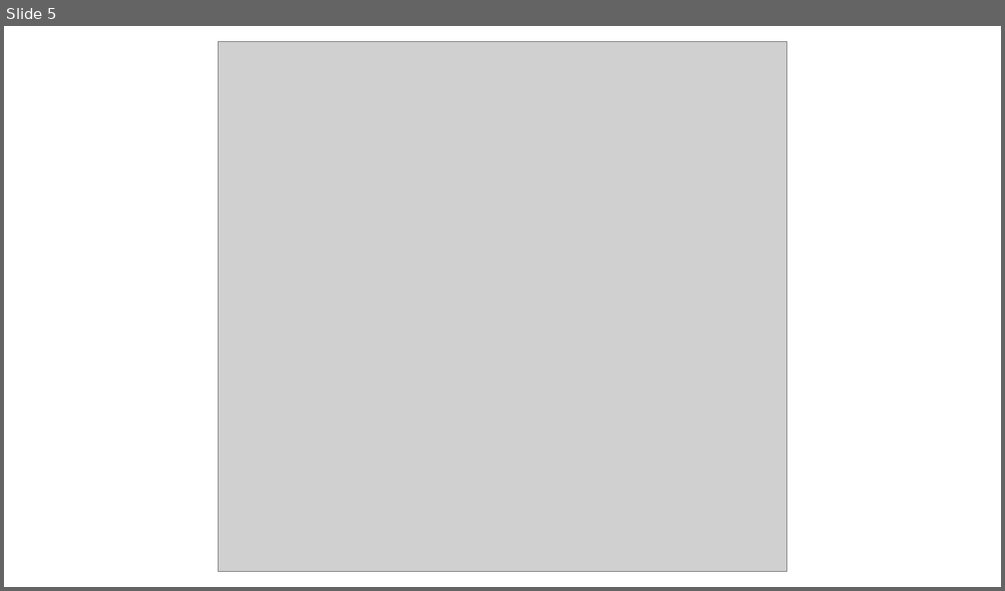
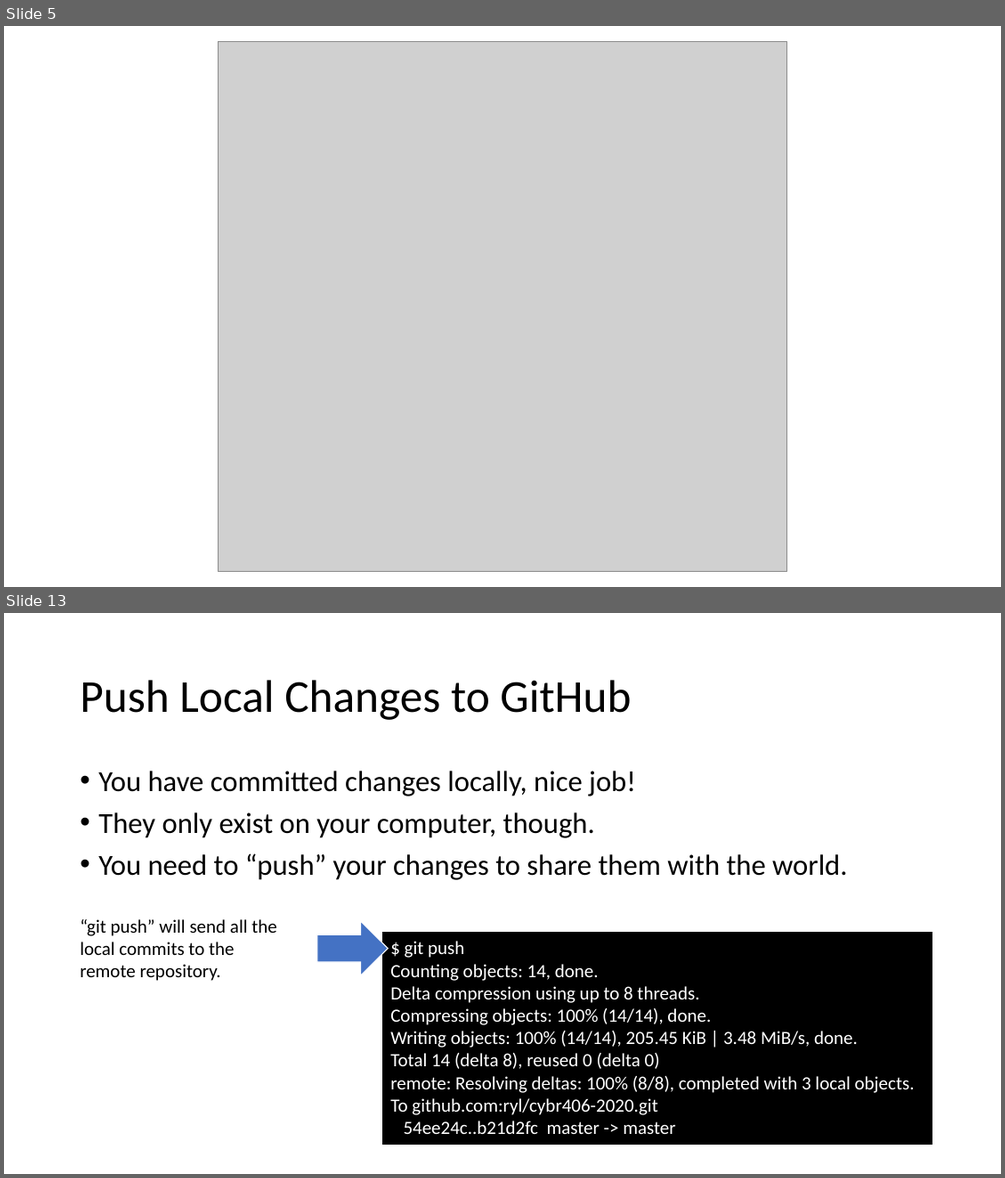
Before and after one commit to ryl/cybr406-2020, a slide deck: files/working-with-git-github.pptx. Shown one above the other, each under a label of ours: slide 5 before the commit, slides 5 and 13 after it; the slides between them are not shown. The pictures are 1005x591 and 1005x1178 pixels, drawn with LibreOffice and Linux fonts; fonts in the diff are those of the drawing; grey boxes stand for pictures; background and template pictures are left out. Boxes give left, top, right and bottom in pixels: in the first picture for what was removed or moved away, otherwise in the second. Text is boxed around its words. In the diff, an @@ line names an element or a change of style, - is before the commit and + after.

```diff
--- a/files/working-with-git-github.pptx
+++ b/files/working-with-git-github.pptx
@@ slide 13 added at (4,613,1001,1174), background #FFFFFF @@
@@ title added at (80,680,631,720), 44 pt, text #000000 @@
+Push Local Changes to GitHub
@@ text added at (98,771,847,880), 28 pt, text #000000 @@
+• You have committed changes locally, nice job!
+• They only exist on your computer, though.
+• You need to “push” your changes to share them with the world.
@@ text added at (80,919,276,981), 18 pt, text #000000 @@
+“git push” will send all the local commits to the remote repository.
@@ right arrow added at (317,921,388,976), fill #4472C4, outline #FFFFFF 1 pt @@
@@ rectangle added at (383,933,932,1144), fill #000000, outline #000000 1 pt, 18 pt, text #FFFFFF @@
+$ git push
+Counting objects: 14, done.
+Delta compression using up to 8 threads.
+Compressing objects: 100% (14/14), done.
+Writing objects: 100% (14/14), 205.45 KiB | 3.48 MiB/s, done.
+Total 14 (delta 8), reused 0 (delta 0)
+remote: Resolving deltas: 100% (8/8), completed with 3 local objects.
+To github.com:ryl/cybr406-2020.git
+54ee24c..b21d2fc master -> master
```
Also in this commit, not shown: 5 slides changed, 5 other slides added, 1 slide removed.
